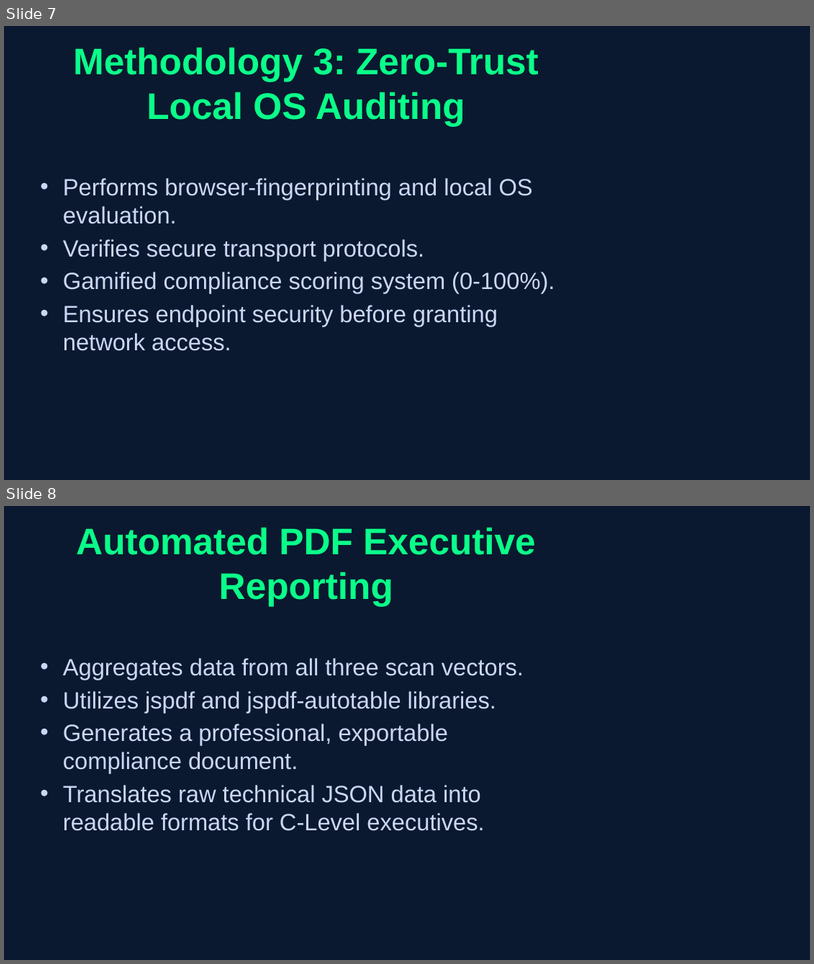
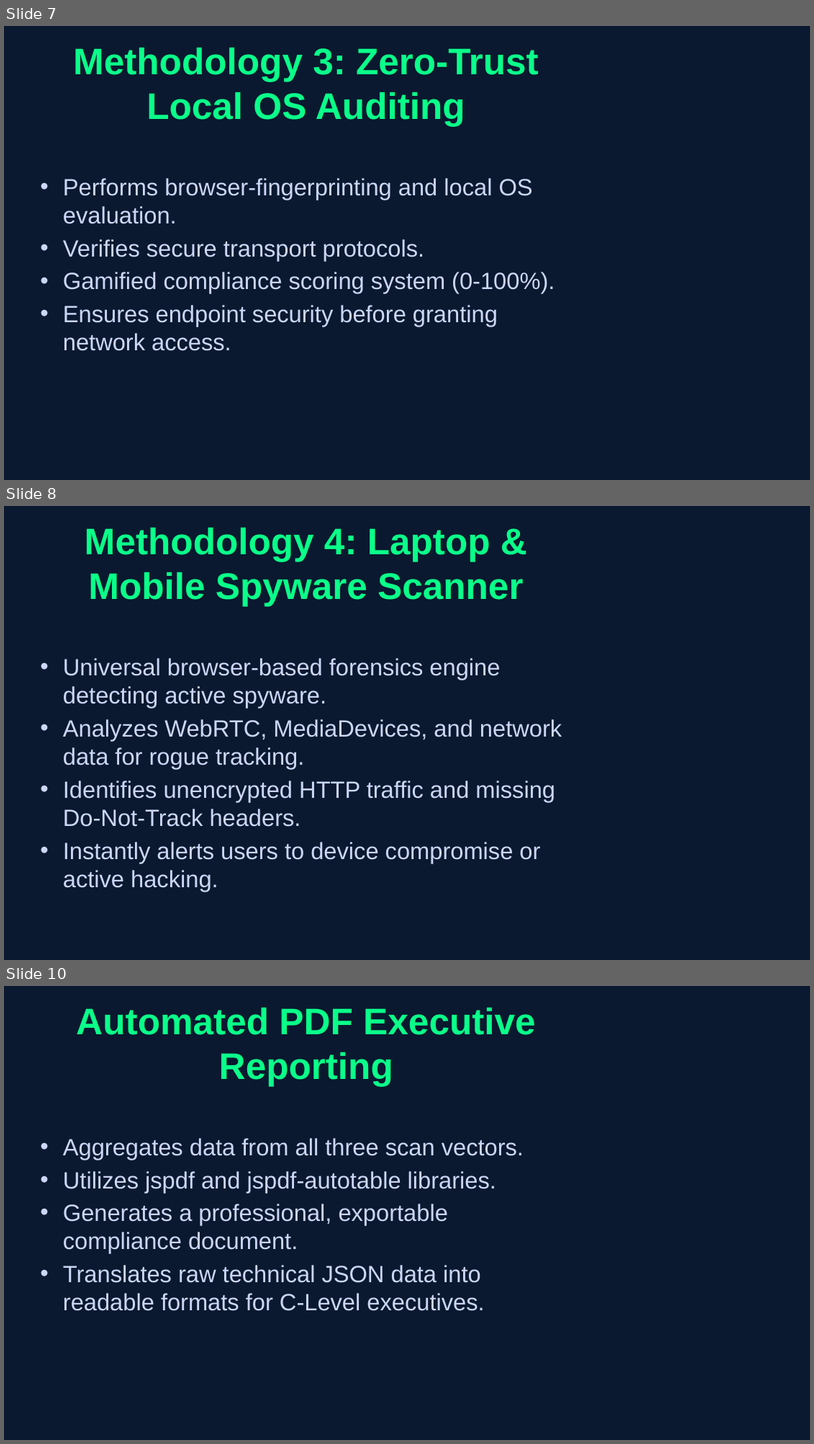
Before and after one commit to bernish12/vuln-shield, a slide deck: VulnShield_Spectra26.pptx. Shown one above the other, each under a label of ours: slides 7 and 8 before the commit, slides 7, 8 and 10 after it; the slides between them are not shown. The pictures are 814x964 and 814x1444 pixels, drawn with LibreOffice and Linux fonts; fonts in the diff are those of the drawing. Boxes give left, top, right and bottom in pixels: in the first picture for what was removed or moved away, otherwise in the second. Text is boxed around its words. In the diff, an @@ line names an element or a change of style, - is before the commit and + after.

```diff
--- a/VulnShield_Spectra26.pptx
+++ b/VulnShield_Spectra26.pptx
@@ slide 8 added at (x1=4, y1=506, x2=810, y2=960), background #0A192F @@
@@ title added at (x1=85, y1=527, x2=523, y2=606), 44 pt, text #0AFF89, bold @@
+Methodology 4: Laptop & Mobile Spyware Scanner
@@ text added at (x1=63, y1=658, x2=562, y2=891), 28 pt, text #CCD6F6 @@
+• Universal browser-based forensics engine detecting active spyware.
+• Analyzes WebRTC, MediaDevices, and network data for rogue tracking.
+• Identifies unencrypted HTTP traffic and missing Do-Not-Track headers.
+• Instantly alerts users to device compromise or active hacking.
@@ what was slide 8 is now slide 10 @@
```
Also in this commit, not shown: 1 other slide added.
